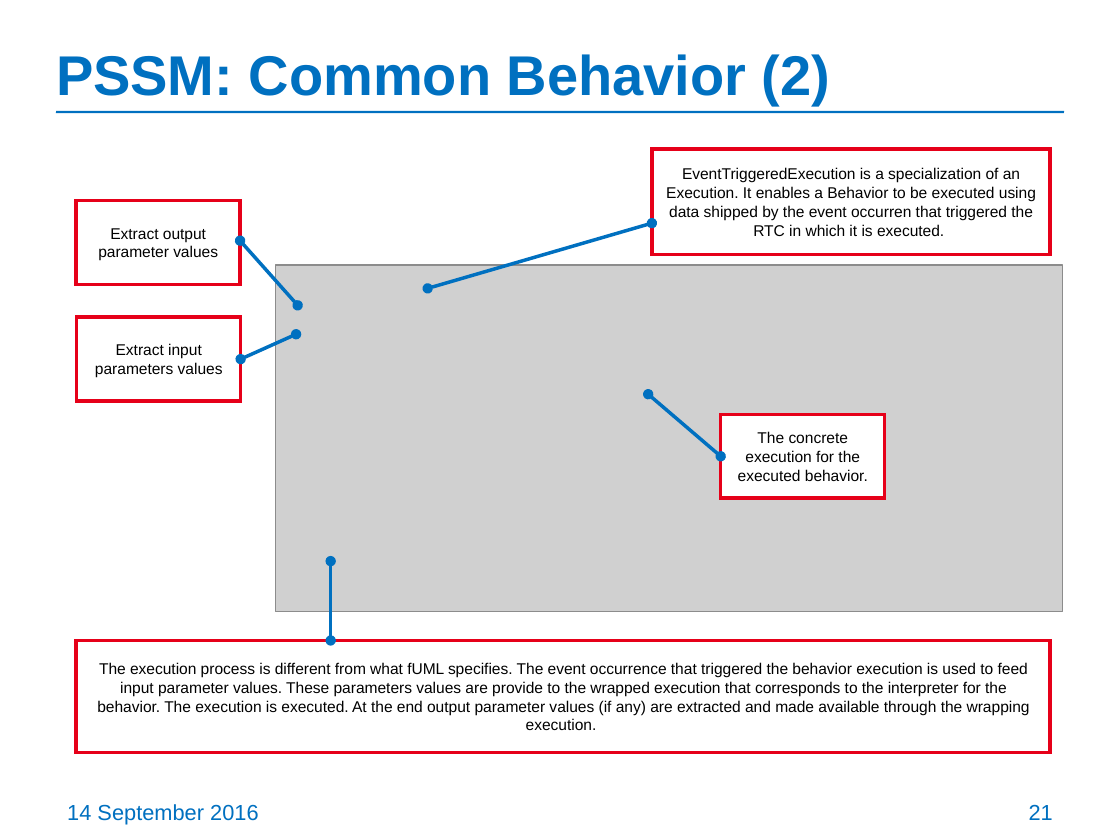
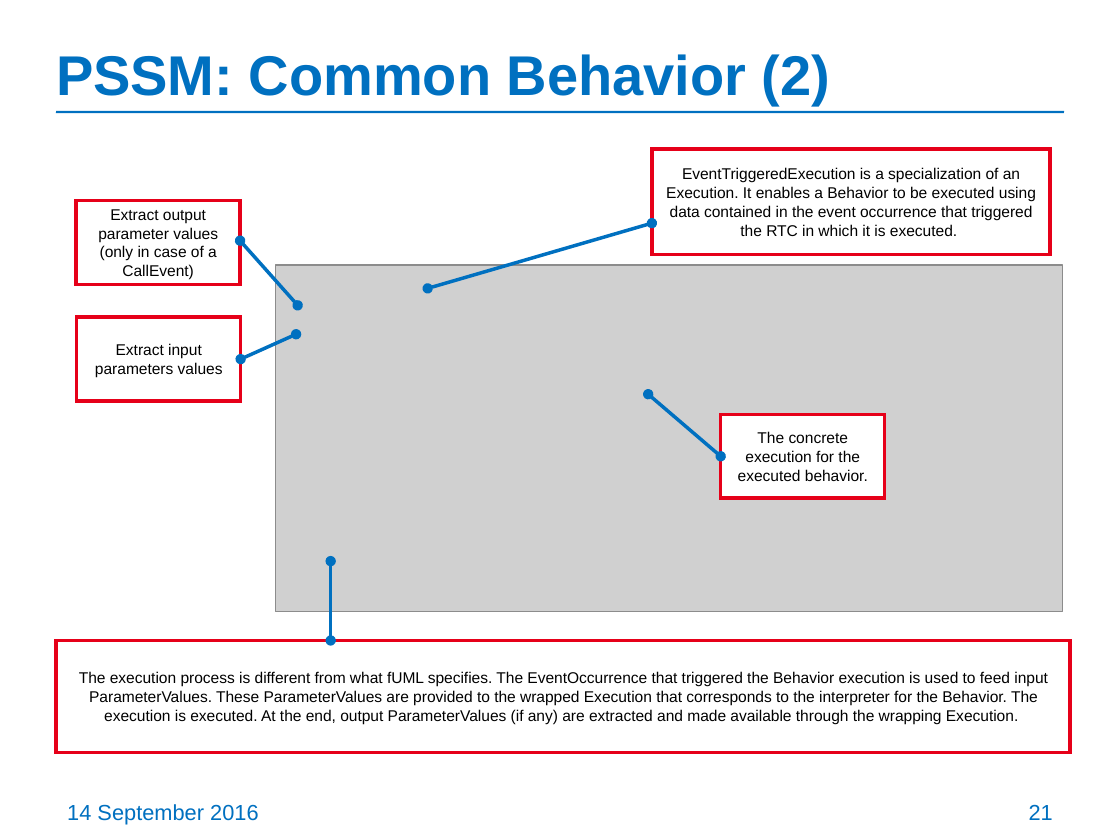
Before and after one commit to ModelDriven/PSSM, a slide deck: slide 21 of Presentations/201609-Chicago-Meeting/PSSM-initial-submission-update.pptx. Drawn at 1120x840 pixels with LibreOffice and Linux fonts; fonts in the diff are those of the drawing; grey boxes stand for pictures. Boxes give left, top, right and bottom in pixels: in the first picture for what was removed or moved away, otherwise in the second. Text is boxed around its words. In the diff, an @@ line names an element or a change of style, - is before the commit and + after.

```diff
--- a/Presentations/201609-Chicago-Meeting/PSSM-initial-submission-update.pptx
+++ b/Presentations/201609-Chicago-Meeting/PSSM-initial-submission-update.pptx
@@ text in rectangle at bbox=[666, 167, 1036, 236]: text changed @@
-EventTriggeredExecution is a specialization of an Execution. It enables a Behavior to be executed using data shipped by the event occurren that triggered the RTC in which it is executed.
+EventTriggeredExecution is a specialization of an Execution. It enables a Behavior to be executed using data contained in the event occurrence that triggered the RTC in which it is executed.
@@ text in rectangle at bbox=[98, 209, 218, 280]: text changed @@
-Extract output parameter values
+Extract output parameter values (only in case of a CallEvent)
@@ rectangle "The execution process is different ...": place and size @@
-rectangle "The execution process is different ..." at bbox=[76, 641, 1051, 753]
+rectangle "The execution process is different ..." at bbox=[56, 641, 1071, 753]
@@ text in rectangle at bbox=[79, 671, 1048, 724]: text changed @@
-The execution process is different from what fUML specifies. The event occurrence that triggered the behavior execution is used to feed input parameter values. These parameters values are provide to the wrapped execution that corresponds to the interpreter for the behavior. The execution is executed. At the end output parameter values (if any) are extracted and made available through the wrapping execution.
+The execution process is different from what fUML specifies. The EventOccurrence that triggered the Behavior execution is used to feed input ParameterValues. These ParameterValues are provided to the wrapped Execution that corresponds to the interpreter for the Behavior. The execution is executed. At the end, output ParameterValues (if any) are extracted and made available through the wrapping Execution.
```
Also in this commit, not shown: 36 other slides changed, 19 slides removed.
